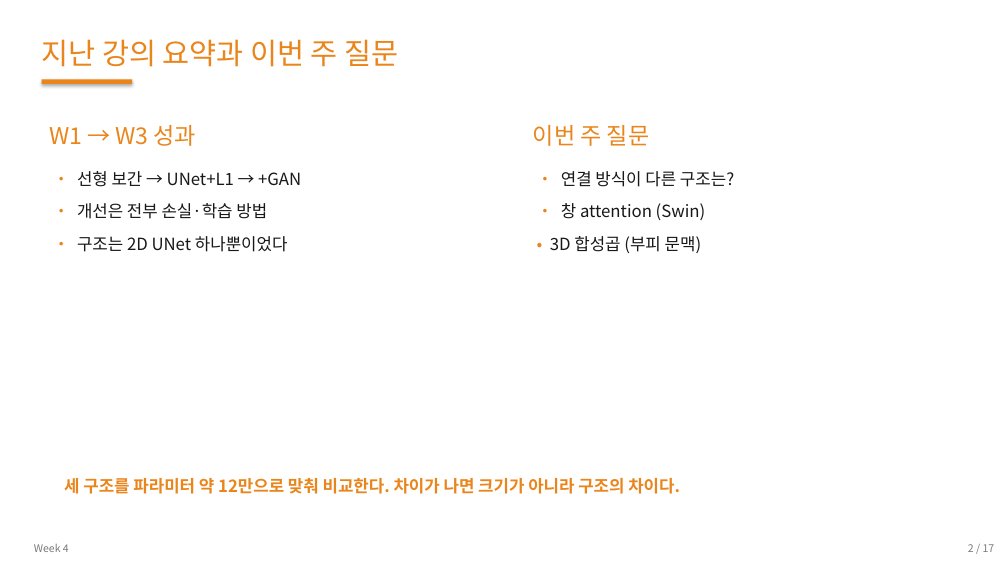
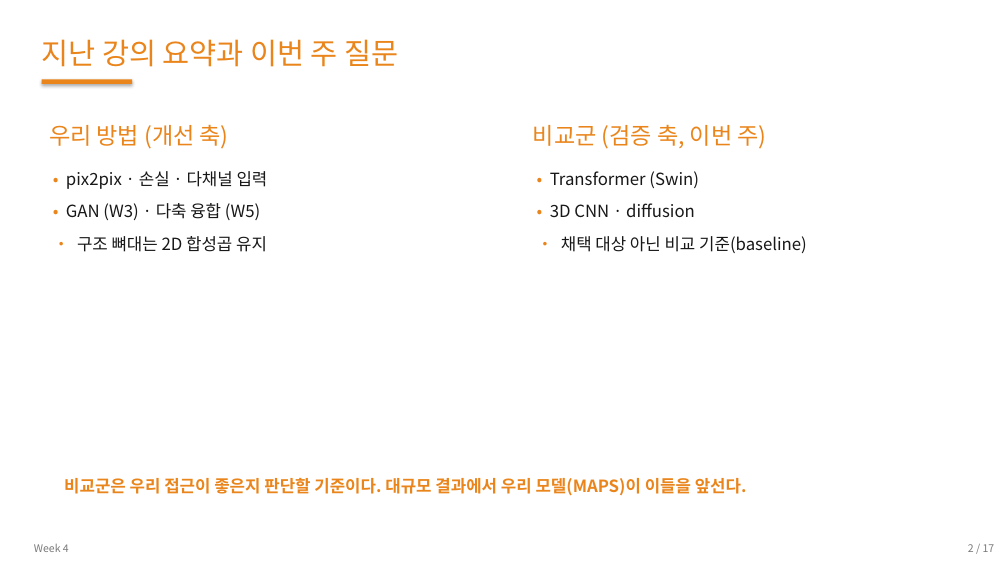
Before and after one commit to 01willy/Digital_rock_DL_Education, a slide deck: slide 2 of web/downloads/shared/w4/W4.pptx. Drawn at 1008x567 pixels with LibreOffice and Linux fonts; fonts in the diff are those of the drawing. Boxes give left, top, right and bottom in pixels: in the first picture for what was removed or moved away, otherwise in the second. Text is boxed around its words. In the diff, an @@ line names an element or a change of style, - is before the commit and + after.

```diff
--- a/web/downloads/shared/w4/W4.pptx
+++ b/web/downloads/shared/w4/W4.pptx
@@ text at bbox=[49, 124, 229, 149]: text changed @@
-W1 → W3 성과
+우리 방법 (개선 축)
@@ text at bbox=[533, 124, 767, 149]: text changed @@
-이번 주 질문
+비교군 (검증 축, 이번 주)
@@ text at bbox=[66, 171, 268, 252]: text changed @@
-• 선형 보간 → UNet+L1 → +GAN
-• 개선은 전부 손실·학습 방법
-• 구조는 2D UNet 하나뿐이었다
+• pix2pix · 손실 · 다채널 입력
+• GAN (W3) · 다축 융합 (W5)
+• 구조 뼈대는 2D 합성곱 유지
@@ text at bbox=[550, 171, 807, 253]: text changed @@
-• 연결 방식이 다른 구조는?
-• 창 attention (Swin)
-• 3D 합성곱 (부피 문맥)
+• Transformer (Swin)
+• 3D CNN · diffusion
+• 채택 대상 아닌 비교 기준(baseline)
@@ text at bbox=[64, 478, 747, 496]: text changed @@
-세 구조를 파라미터 약 12만으로 맞춰 비교한다. 차이가 나면 크기가 아니라 구조의 차이다.
+비교군은 우리 접근이 좋은지 판단할 기준이다. 대규모 결과에서 우리 모델(MAPS)이 이들을 앞선다.
```
Also in this commit, not shown: 4 other slides changed, 15 other files.
